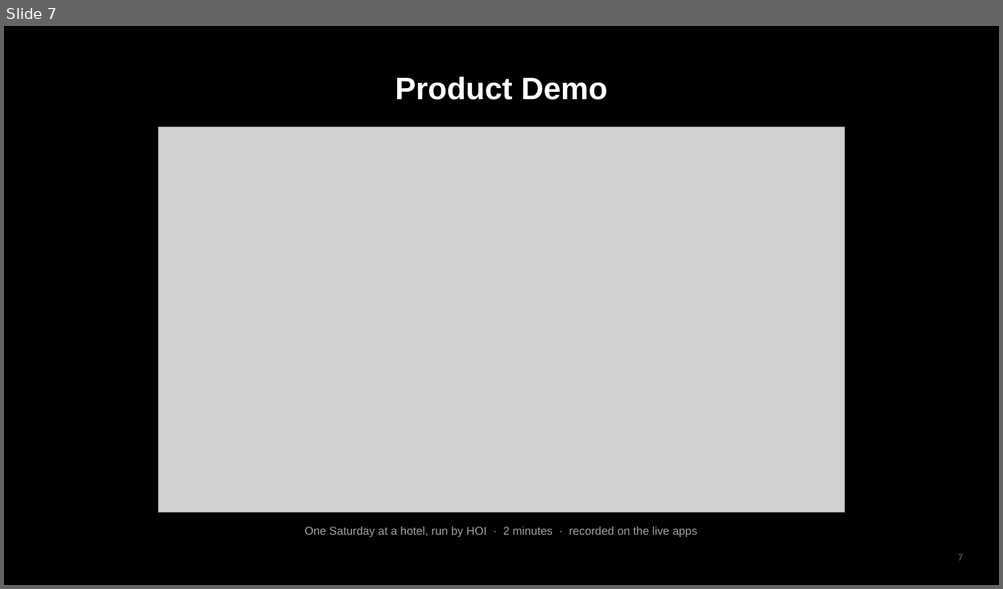
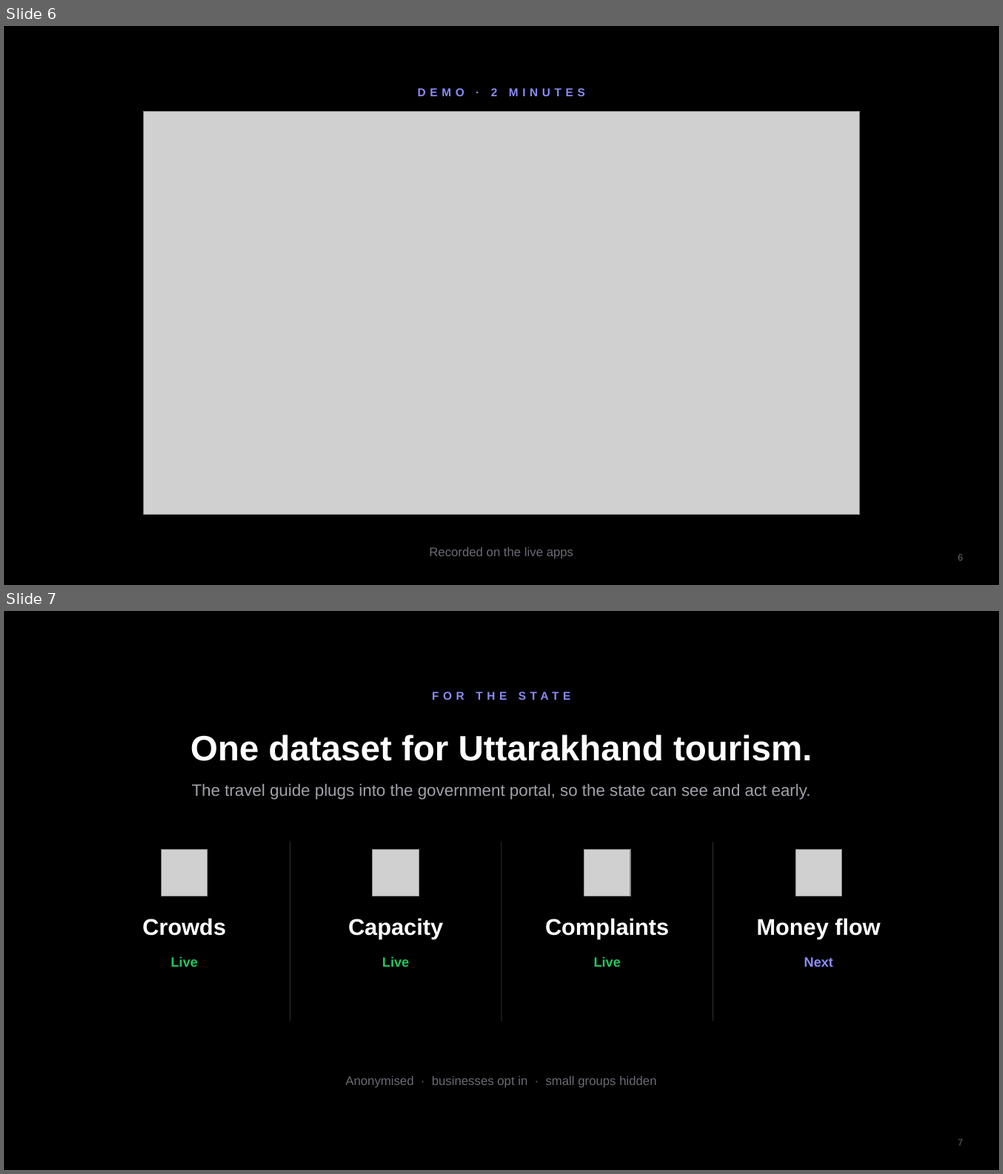
Before and after one commit to Ashu-Stark/Hospitality-, a slide deck: docs/HOI_Final_Pitch.pptx. Shown one above the other, each under a label of ours: slide 7 before the commit, slides 6 and 7 after it. The pictures are 1003x589 and 1003x1174 pixels, drawn with LibreOffice and Linux fonts; fonts in the diff are those of the drawing; grey boxes stand for pictures. Boxes give left, top, right and bottom in pixels: in the first picture for what was removed or moved away, otherwise in the second. Text is boxed around its words. In the diff, an @@ line names an element or a change of style, - is before the commit and + after.

```diff
--- a/docs/HOI_Final_Pitch.pptx
+++ b/docs/HOI_Final_Pitch.pptx
@@ slide 7 added at [4,611,999,1170], background #000000 @@
@@ text added at [432,692,571,700], 11 pt, text #8B8CF8, bold @@
+FOR THE STATE
@@ text added at [190,735,811,761], 34 pt, text #FFFFFF, bold @@
+One dataset for Uttarakhand tourism.
@@ text added at [192,784,811,800], 16 pt, text #A1A1AA @@
+The travel guide plugs into the government portal, so the state can see and act early.
@@ picture added at [162,850,208,896] @@
@@ line added from (290, 843) to (290, 1022), #2E2E35 0.75 pt @@
@@ picture added at [373,850,419,896] @@
@@ line added from (502, 843) to (502, 1022), #2E2E35 0.75 pt @@
@@ picture added at [583,850,630,896] @@
@@ line added from (713, 843) to (713, 1022), #2E2E35 0.75 pt @@
@@ picture added at [796,850,842,896] @@
@@ text added at [142,918,226,936], 22 pt, text #FFFFFF, bold @@
+Crowds
@@ text added at [348,918,443,940], 22 pt, text #FFFFFF, bold @@
+Capacity
@@ text added at [545,918,669,940], 22 pt, text #FFFFFF, bold @@
+Complaints
@@ text added at [757,918,879,940], 22 pt, text #FFFFFF, bold @@
+Money flow
@@ text added at [170,957,197,967], 13 pt, text #22C55E, bold @@
+Live
@@ text added at [382,957,409,967], 13 pt, text #22C55E, bold @@
+Live
@@ text added at [594,957,620,967], 13 pt, text #22C55E, bold @@
+Live
@@ text added at [804,957,833,967], 13 pt, text #8B8CF8, bold @@
+Next
@@ text added at [345,1076,656,1088], 12 pt, text #6B6B76 @@
+Anonymised · businesses opt in · small groups hidden
@@ page number added at [957,1139,962,1146], 9 pt, text #6B6B76 @@
+7
@@ what was slide 7 is now slide 6 @@
@@ slide 6 changed as well @@
@@ text at [418,88,585,96]: text changed; size 30 to 11 pt; text colour #FFFFFF to #8B8CF8 @@
-Product Demo
+DEMO · 2 MINUTES
@@ picture: place and size @@
-picture at [159,127,845,512]
+picture at [144,112,859,514]
@@ text "Recorded on the live apps" at [429,548,573,560]: vertical alignment top to middle @@
@@ text at [429,548,573,560]: text changed; size 11 to 12 pt; text colour #A1A1AA to #6B6B76 @@
-One Saturday at a hotel, run by HOI · 2 minutes · recorded on the live apps
+Recorded on the live apps
@@ page number at [957,554,962,561]: text changed; text colour #71717A to #6B6B76 @@
-7
+6
```
Also in this commit, not shown: 2 other slides changed, 7 other slides added, 9 slides removed.
